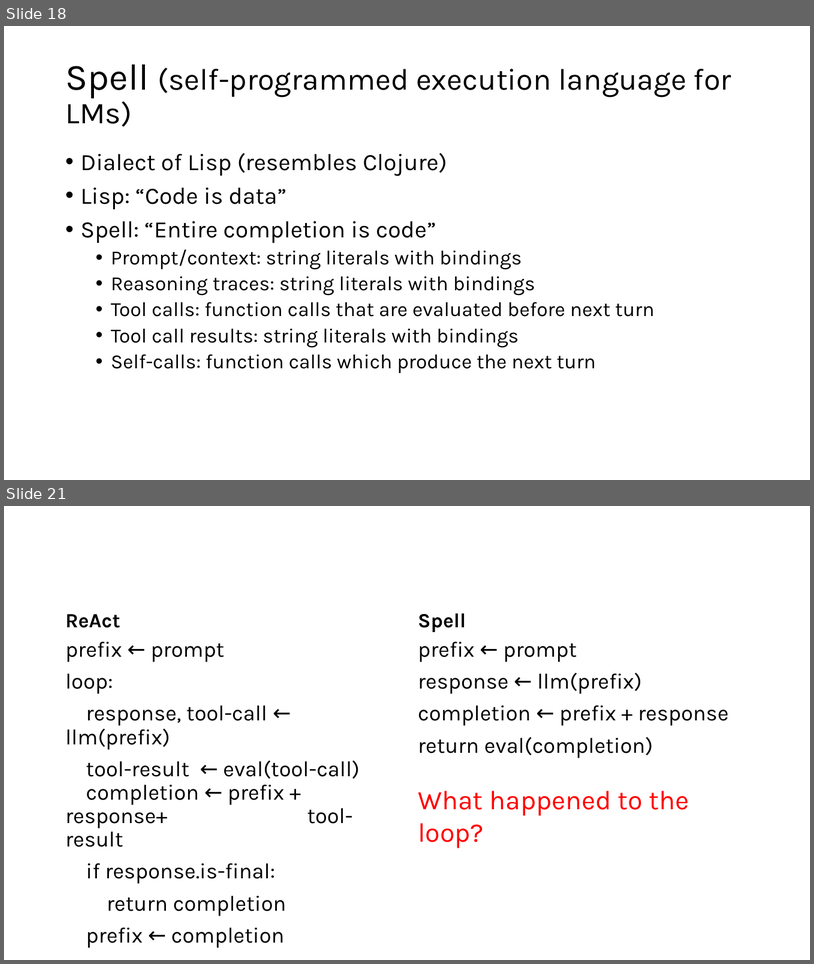
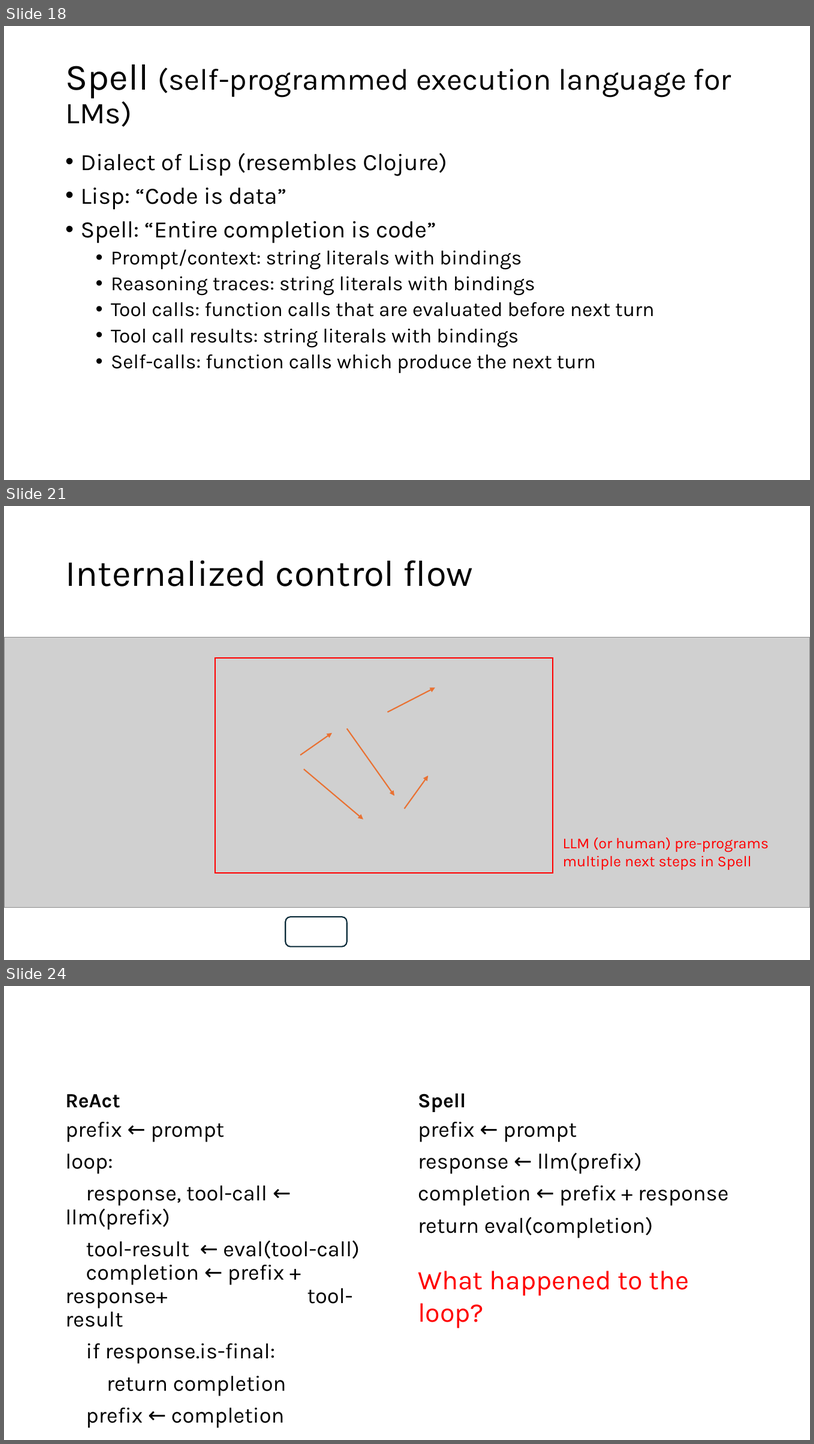
Before and after one commit to lukejoconnor/spell, a slide deck: writeup/spell-slides-030926.pptx. Shown one above the other, each under a label of ours: slides 18 and 21 before the commit, slides 18, 21 and 24 after it; the slides between them are not shown. The pictures are 814x964 and 814x1444 pixels, drawn with LibreOffice and Linux fonts; fonts in the diff are those of the drawing; grey boxes stand for pictures. Boxes give left, top, right and bottom in pixels: in the first picture for what was removed or moved away, otherwise in the second. Text is boxed around its words. In the diff, an @@ line names an element or a change of style, - is before the commit and + after.

```diff
--- a/writeup/spell-slides-030926.pptx
+++ b/writeup/spell-slides-030926.pptx
@@ slide 21 added at (x1=4, y1=506, x2=810, y2=960), background #FFFFFF @@
@@ title added at (x1=65, y1=560, x2=474, y2=586), 44 pt, text #000000 @@
+Internalized control flow
@@ picture added at (x1=4, y1=637, x2=810, y2=907) @@
@@ rectangle added at (x1=215, y1=658, x2=553, y2=873), outline #FF0000 1.5 pt @@
@@ arrow added from (387, 712) to (435, 687), #E97132 1.5 pt @@
@@ arrow added from (300, 754) to (332, 733), #E97132 1.5 pt @@
@@ arrow added from (347, 729) to (395, 796), #E97132 1.5 pt @@
@@ arrow added from (304, 769) to (363, 819), #E97132 1.5 pt @@
@@ arrow added from (404, 808) to (429, 775), #E97132 1.5 pt @@
@@ text added at (x1=563, y1=837, x2=769, y2=870), 18 pt, text #FF0000 @@
+LLM (or human) pre-programs multiple next steps in Spell
@@ rounded rectangle added at (x1=286, y1=917, x2=348, y2=946), outline #092A39 1.5 pt @@
@@ what was slide 21 is now slide 24 @@
```
Also in this commit, not shown: 12 slides changed, 7 other slides added, 5 slides removed, 3 other files.
